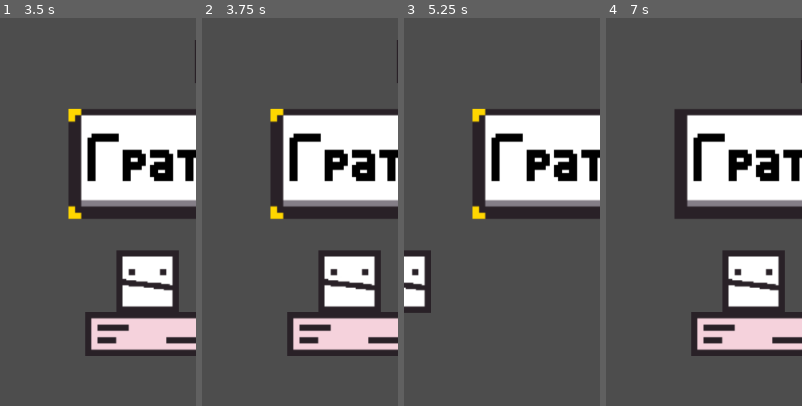
Above: before the commit, frames 1-4 (left to right).
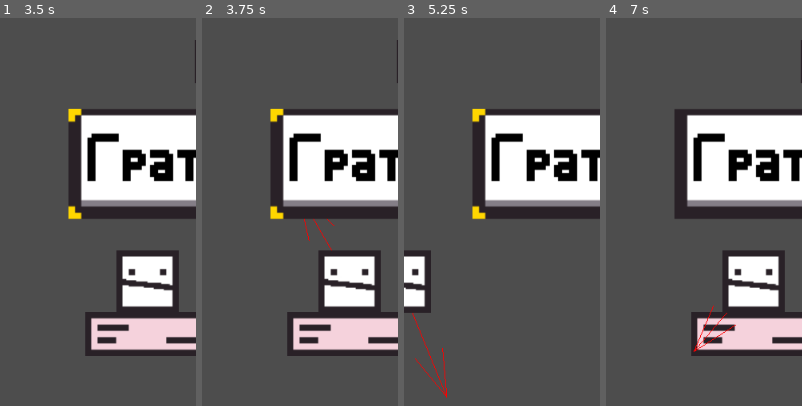
Above: after the commit, the same moments.

Repository: Damglador/PixelJump
Game: Godot game, scene res://scenes/game.tscn
Two runs of this game, one before a commit and one after it. Both use one fixed random seed, a clock stepped at 60 frames per second and the inputs below.
Inputs (mouse positions are % of the whole screen's width and height, from its top left):
- Up to frame 1 (3.5 s): click "Грати" at 0.5 s; click "Грати" at 1.25 s; click "Грати" at 2 s; tap Enter at 2.75 s; move the mouse to (83, 43) at 2.77 s; click (83, 43) at 2.92 s
- Up to frame 2 (3.75 s): tap Space at 3.5 s; drag from (34, 54) to (52, 69) at 3.52 s
- Up to frame 3 (5.25 s): move the mouse to (69, 26) at 4.27 s; click (69, 26) at 4.42 s; drag from (52, 69) to (23, 33) at 5.02 s
- Up to frame 4 (7 s): tap Enter at 5.75 s; move the mouse to (92, 64) at 5.77 s; click (92, 64) at 5.92 s; tap Space at 6.5 s; drag from (23, 33) to (40, 23) at 6.52 s
The pictures show only the part of the screen within x 17-67%, y 30-80%; the shares and areas given below are measured in that part.

Frame 1 is identical in both runs. In frame 2, 0.1% of the frame differs, in the area x 52-68%, y 51-61%; in frame 3, 0.3%, in the area x 4-22%, y 76-98%; in frame 4, 0.3%.

Commit message:
Draw arrow on drag

Diff:
--- a/src/scripts/player.gd
+++ b/src/scripts/player.gd
@@ -15,11 +15,9 @@
 var maxpos = 640
 var startpos = null
 var endpos = null
-
+var arrow_end = Vector2.ZERO
 # Called when the node enters the scene tree for the first time.
 func _ready() -> void:
-	#print("Char Y = " + str(position.x))
-	#print("Char X = " + str(position.y))
 	position.x = 170
 	position.y = 580
 	# =========== DEBUG =================
@@ -32,6 +30,8 @@
 	var y = (-(end[1] - start[1])        ) * POWER
 	var x = (-(end[0] - start[0])/XOFFSET) * POWER
 	jump(x, y)
+	arrow_end = Vector2.ZERO
+	queue_redraw()
 
 
 
@@ -42,11 +42,9 @@
 		if event.is_released() and startpos != null:
 			endpos = event.get_position()
 			_launch(startpos, endpos)
-	#if event is InputEventScreenDrag:
-		#position.x = event.get_position().x
-		#position.y = event.get_position().y
-		#print(event.get_position())
-
+	if event is InputEventScreenDrag and startpos != null:
+		arrow_end = event.get_position() - startpos
+		queue_redraw()
 
 func jump(x, y) -> void:
 	if is_on_floor():
@@ -70,6 +68,21 @@
 	#else:
 		#$Camera2D.position_smoothing_enabled = true
 
+const head_length = 40.0
+const head_angle = 0.3 #rad
+var clr := Color.RED
+
+func _draw() -> void:
+	# Стрілка
+	var end = -arrow_end
+	var length = 0
+	length = abs(clamp(end.x + end.y * 2, -100, 100))
+	end = end.normalized() * length
+
+	draw_line(Vector2.ZERO, end, clr)
+	var head : Vector2 = -end.normalized() * head_length
+	draw_line(end, end + head.rotated(head_angle),  clr)
+	draw_line(end, end + head.rotated(-head_angle),  clr)
 func _physics_process(delta: float) -> void:
 	walls.position.y = self.position.y # Move walls
 	move_maxpos()
@@ -77,8 +90,6 @@
 	if collision != null and collision.get_angle() > 0:
 		velocity = velocity.bounce(collision.get_normal())
 		velocity.x *= 0.5
-		#print(collision.get_angle())
-		#print(collision.get_collider())
 	# Add the gravity.
 	if not is_on_floor():
 		velocity.y += get_gravity().y * delta
